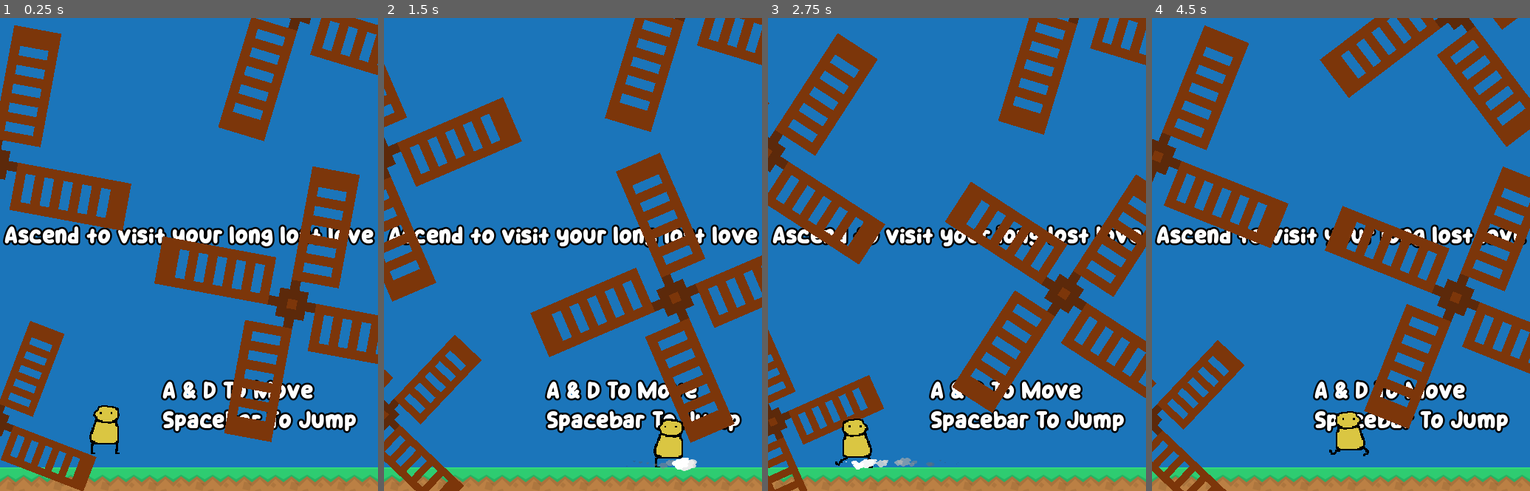
Above: before the commit, frames 1-4 (left to right).
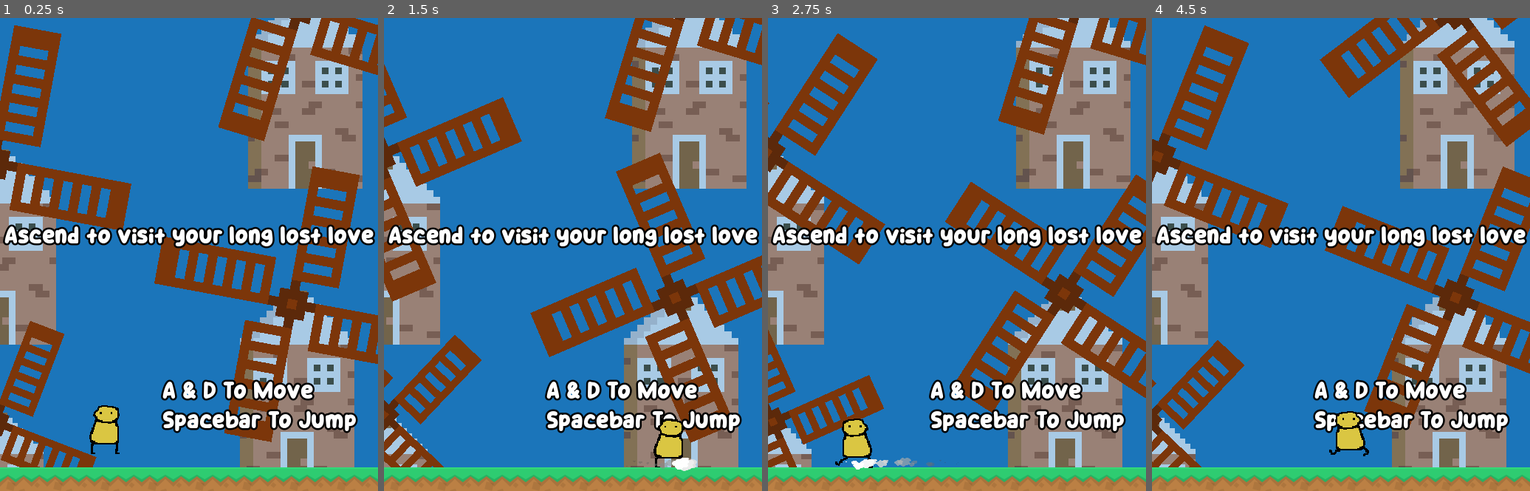
Above: after the commit, the same moments.

Repository: jerrutledge/Windmill-Eternal-Graveyard
Game: Godot game, scene res://Scenes/Levels/Space.tscn
Same seed, same stepped clock (60 frames per second), same inputs: the game is played once before the commit and once after it.
Inputs:
- Up to frame 1 (0.25 s): no input
- Up to frame 2 (1.5 s): hold D (Right) from 0.53 s (still down); tap Space (Jump) at 0.77 s
- Up to frame 3 (2.75 s): tap Space (Jump) at 1.52 s; release D (Right) at 2.03 s; hold A (Left) from 2.03 s (still down)
- Up to frame 4 (4.5 s): release A (Left) at 2.78 s; hold D (Right) 2.78-4.28 s; tap Space (Jump) at 3.02, 3.77 s; hold A (Left) from 4.28 s (still down)

The runs differ from the first frame. In frame 1, 19% of the frame differs, in the area x 0-96%, y 0-100%; in frame 2, 19%; in frame 3, 21%; in frame 4, 21%, in the area x 0-100%, y 0-100%.

Commit message:
Added millhouses

Diff:
--- a/Scenes/Levels/Space.tscn
+++ b/Scenes/Levels/Space.tscn
@@ -50,6 +50,57 @@
 drag_bottom_margin = 0.4
 editor_draw_limits = true
 editor_draw_drag_margin = true
+
+[node name="Windmills" type="Node2D" parent="."]
+
+[node name="Windmill3" parent="Windmills" instance=ExtResource("6_fi0cj")]
+position = Vector2(-0.999969, -353)
+scale = Vector2(1.3, 1.3)
+speed = 0.5
+
+[node name="Windmill" parent="Windmills" instance=ExtResource("6_fi0cj")]
+
+[node name="Windmill4" parent="Windmills" instance=ExtResource("6_fi0cj")]
+position = Vector2(414, -564)
+scale = Vector2(1.3, 1.3)
+speed = 0.8
+
+[node name="Windmill2" parent="Windmills" instance=ExtResource("6_fi0cj")]
+position = Vector2(403, -162)
+scale = Vector2(1.3, 1.3)
+speed = 0.5
+
+[node name="Windmill5" parent="Windmills" instance=ExtResource("6_fi0cj")]
+position = Vector2(89, -801)
+scale = Vector2(0.8, 0.8)
+speed = 1.2
+
+[node name="Windmill9" parent="Windmills" instance=ExtResource("6_fi0cj")]
+position = Vector2(72, -1566)
+scale = Vector2(0.8, 0.8)
+speed = 1.5
+
+[node name="Windmill6" parent="Windmills" instance=ExtResource("6_fi0cj")]
+position = Vector2(397, -914)
+scale = Vector2(-0.8, 0.8)
+speed = 1.2
+
+[node name="Windmill7" parent="Windmills" instance=ExtResource("6_fi0cj")]
+position = Vector2(121, -1159)
+scale = Vector2(-0.8, 0.8)
+speed = 1.2
+
+[node name="Windmill10" parent="Windmills" instance=ExtResource("6_fi0cj")]
+position = Vector2(554, -1699)
+scale = Vector2(2.5, 2.5)
+speed = 0.1
+sprite = ExtResource("7_mre42")
+
+[node name="Windmill8" parent="Windmills" instance=ExtResource("6_fi0cj")]
+position = Vector2(474, -1405)
+rotation = 3.14159
+scale = Vector2(0.8, -0.8)
+speed = 1.2
 
 [node name="Level" type="Node2D" parent="."]
 
@@ -112,53 +163,3 @@
 theme_override_font_sizes/font_size = 30
 text = "You must learn to let go, my love"
 horizontal_alignment = 1
-
-[node name="Windmills" type="Node2D" parent="."]
-
-[node name="Windmill" parent="Windmills" instance=ExtResource("6_fi0cj")]
-
-[node name="Windmill2" parent="Windmills" instance=ExtResource("6_fi0cj")]
-position = Vector2(403, -162)
-scale = Vector2(1.3, 1.3)
-speed = 0.5
-
-[node name="Windmill3" parent="Windmills" instance=ExtResource("6_fi0cj")]
-position = Vector2(-0.999969, -353)
-scale = Vector2(1.3, 1.3)
-speed = 0.5
-
-[node name="Windmill4" parent="Windmills" instance=ExtResource("6_fi0cj")]
-position = Vector2(414, -564)
-scale = Vector2(1.3, 1.3)
-speed = 0.8
-
-[node name="Windmill5" parent="Windmills" instance=ExtResource("6_fi0cj")]
-position = Vector2(89, -801)
-scale = Vector2(0.8, 0.8)
-speed = 1.2
-
-[node name="Windmill9" parent="Windmills" instance=ExtResource("6_fi0cj")]
-position = Vector2(72, -1566)
-scale = Vector2(0.8, 0.8)
-speed = 1.5
-
-[node name="Windmill6" parent="Windmills" instance=ExtResource("6_fi0cj")]
-position = Vector2(397, -914)
-scale = Vector2(-0.8, 0.8)
-speed = 1.2
-
-[node name="Windmill7" parent="Windmills" instance=ExtResource("6_fi0cj")]
-position = Vector2(121, -1159)
-scale = Vector2(-0.8, 0.8)
-speed = 1.2
-
-[node name="Windmill8" parent="Windmills" instance=ExtResource("6_fi0cj")]
-position = Vector2(474, -1405)
-scale = Vector2(-0.8, 0.8)
-speed = 1.2
-
-[node name="Windmill10" parent="Windmills" instance=ExtResource("6_fi0cj")]
-position = Vector2(554, -1699)
-scale = Vector2(2.5, 2.5)
-speed = 0.1
-sprite = ExtResource("7_mre42")
--- a/Scenes/Prefabs/windmill_prefab.tscn
+++ b/Scenes/Prefabs/windmill_prefab.tscn
@@ -1,7 +1,8 @@
-[gd_scene load_steps=10 format=3 uid="uid://bi0n7l4o3nbwc"]
+[gd_scene load_steps=11 format=3 uid="uid://bi0n7l4o3nbwc"]
 
 [ext_resource type="Script" uid="uid://bxa88gpoj057t" path="res://Scripts/windmill.gd" id="1_b7dde"]
 [ext_resource type="Texture2D" uid="uid://bixr4aw2kld1b" path="res://Assets/Textures/windmill_rotor_see_thru.png" id="2_mpivu"]
+[ext_resource type="Texture2D" uid="uid://hxp3t53a5v86" path="res://Assets/millhouse.png" id="3_3nc81"]
 
 [sub_resource type="RectangleShape2D" id="RectangleShape2D_1obrl"]
 size = Vector2(141, 50)
@@ -14,6 +15,21 @@
 
 [sub_resource type="RectangleShape2D" id="RectangleShape2D_2qj32"]
 size = Vector2(48, 139)
+
+[sub_resource type="Animation" id="Animation_678yx"]
+length = 0.001
+tracks/0/type = "value"
+tracks/0/imported = false
+tracks/0/enabled = true
+tracks/0/path = NodePath("Rotor:rotation")
+tracks/0/interp = 1
+tracks/0/loop_wrap = true
+tracks/0/keys = {
+"times": PackedFloat32Array(0),
+"transitions": PackedFloat32Array(1),
+"update": 0,
+"values": [0.0]
+}
 
 [sub_resource type="Animation" id="Animation_djbql"]
 resource_name = "rotor"
@@ -32,21 +48,6 @@
 "values": [0.0, 3.14159, 6.28319]
 }
 
-[sub_resource type="Animation" id="Animation_678yx"]
-length = 0.001
-tracks/0/type = "value"
-tracks/0/imported = false
-tracks/0/enabled = true
-tracks/0/path = NodePath("Rotor:rotation")
-tracks/0/interp = 1
-tracks/0/loop_wrap = true
-tracks/0/keys = {
-"times": PackedFloat32Array(0),
-"transitions": PackedFloat32Array(1),
-"update": 0,
-"values": [0.0]
-}
-
 [sub_resource type="AnimationLibrary" id="AnimationLibrary_e437d"]
 _data = {
 &"RESET": SubResource("Animation_678yx"),
@@ -57,12 +58,16 @@
 script = ExtResource("1_b7dde")
 sprite = ExtResource("2_mpivu")
 
+[node name="Sprite2D2" type="Sprite2D" parent="."]
+modulate = Color(1, 1, 1, 0.619608)
+position = Vector2(-4, 95)
+scale = Vector2(7, 7)
+texture = ExtResource("3_3nc81")
+
 [node name="Rotor" type="CharacterBody2D" parent="."]
-scale = Vector2(1, 1)
 
 [node name="Sprite2D" type="Sprite2D" parent="Rotor"]
 scale = Vector2(10, 10)
-texture = null
 
 [node name="CollisionShape2D" type="CollisionShape2D" parent="Rotor"]
 position = Vector2(70.5, 25)
Binary file added: Assets/background_sky_gradient.png
Not shown, added: Assets/background_sky_gradient.png.import
Binary file added: Assets/millhouse.png
Not shown, added: Assets/millhouse.png.import
